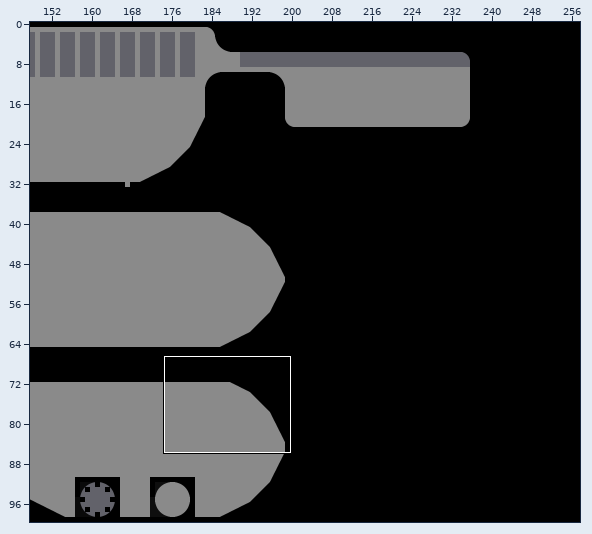
A Tiled map (JSON) gets an edit: app/assets/map/pixel-hill-zone.json. Above, an overview of the earlier version with the close-up marked.
Close-up. As it was:
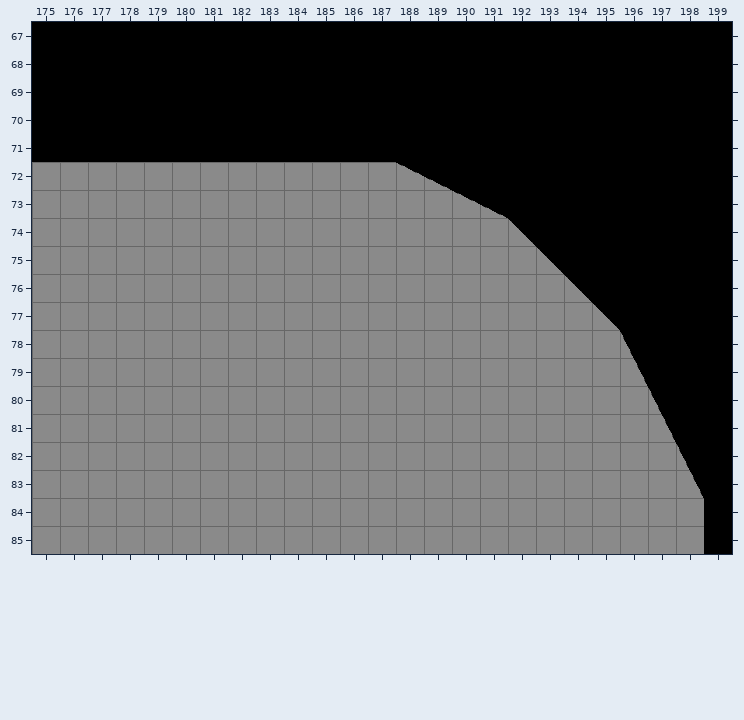
Cells are 32x32 px. Shown: x 175..199, y 67..85. The commit also changed other parts of the map, which this record leaves out. Tiles whose own drawing changed are shown in their newer look in all pictures.
Now the later version:
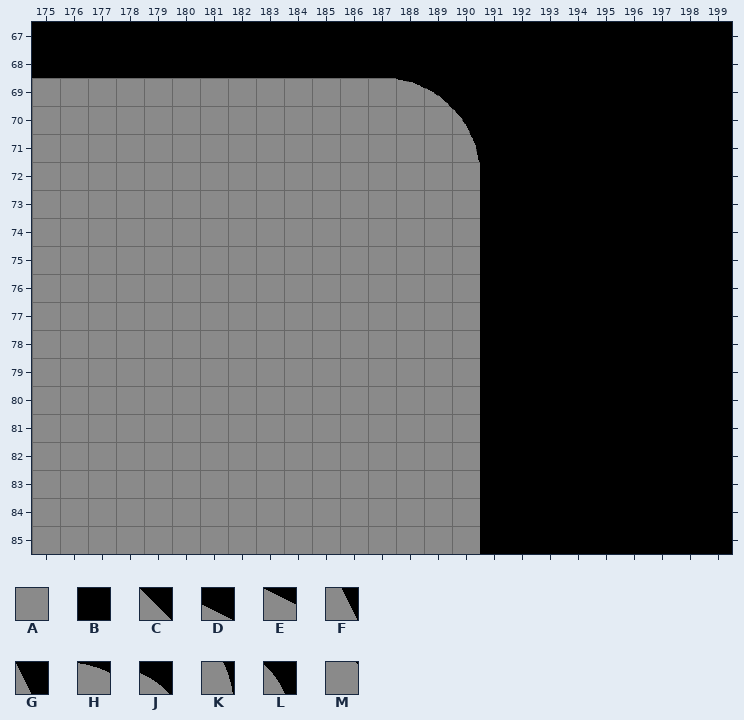
Key: from "testTiles2": A 0, B 1, C 44, D 45, E 46, F 47, G 48, H 53, J 54, K 55, L 56, M 65.
_ is an empty cell, . an unchanged one.
The exact change:
--- layer "Base"
@@ x 175..198 @@
-69 BBBBBBBBBBBBBBB.........
-70 BBBBBBBBBBBBBBBB........
-71 BBBBBBBBBBBBBBBB........
-72 .............EDB........
-73 ...............ED.......
-74 ................AC......
-75 ................AAC.....
-76 ................AAAC....
-77 ................AAAAC...
-78 ................AAAAAG..
-79 ................AAAAAF..
-80 ................AAAAAAG.
-81 ................AAAAAAF.
-82 ................AAAAAAAG
-83 ................AAAAAAAF
-84 ................AAAAAAAA
-85 ................AAAAAAAA
+69 AAAAAAAAAAAAAHJ.........
+70 AAAAAAAAAAAAAAML........
+71 AAAAAAAAAAAAAAAK........
+72 .............AAA........
+73 ...............AB.......
+74 ................BB......
+75 ................BBB.....
+76 ................BBBB....
+77 ................BBBBB...
+78 ................BBBBBB..
+79 ................BBBBBB..
+80 ................BBBBBBB.
+81 ................BBBBBBB.
+82 ................BBBBBBBB
+83 ................BBBBBBBB
+84 ................BBBBBBBB
+85 ................BBBBBBBB
Boxes around the changes in both close-ups, in picture pixels (x1, y1, x2, y2):
changed: (32, 78, 704, 554)
